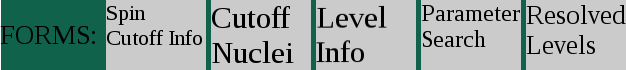
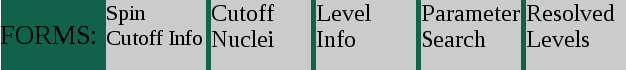
The second 626x70 image is a revision of the first. Changes to its layers:
painted on "Resolved ... #1" over [526, 4, 626, 54]
renamed "Level ..." to "Level Info #1", painted on it over [316, 4, 387, 63]
painted on "Cutoff ..." over [212, 4, 294, 63]
